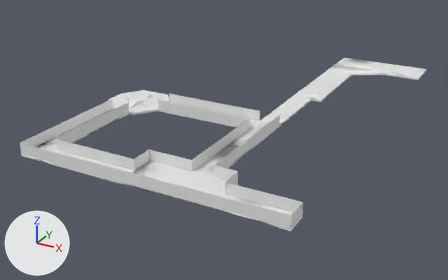
The FBX model Assets/Revised map blockoutV2.fbx: old version first, new version second.
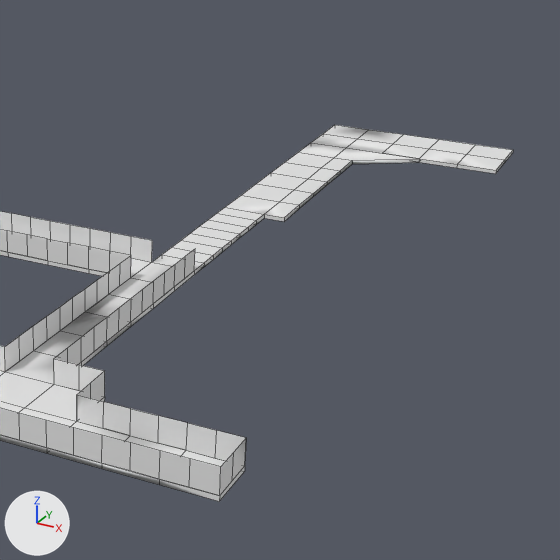
Old and new are each drawn whole from a 50 mm lens placed at (360.0, -476.0, 218.0), pointed at (85.0, 23.0, -32.0) and again close up on the part from 42% to 100% of the width and 0% to 92% of the height. Arrows for +X, +Y and +Z are at lower left; the lights stay in place. The close-ups show mesh edges as thin lines. Vertices at the same position are counted once.

Names of what the first close-up shows: 'Object', 'Office Floor', 'Pathway Right', 'Walls', 'Walls.003'.
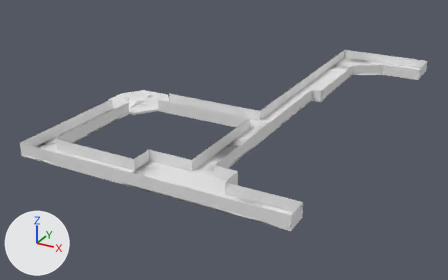
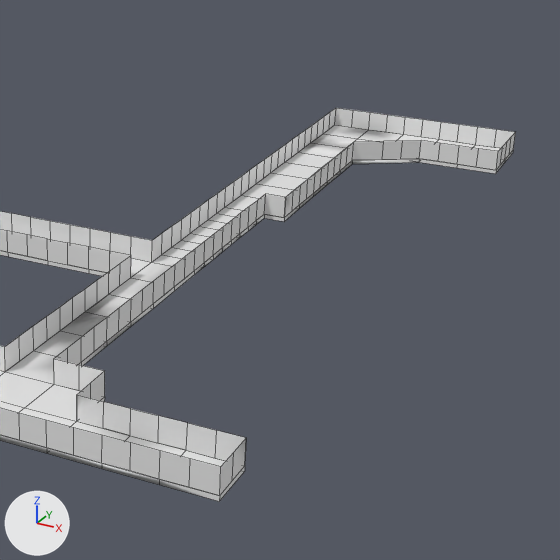
Commit message: Map blockout v2.1
changed the walls from plains to actually squares

Changed parts and their boxes [x1, y1, x2, y2] in the close-ups (560 x 560 px):
'Walls.003', reshaped: before [0, 211, 195, 372]; after [0, 188, 266, 372]
'Walls.002', added: after [225, 108, 516, 218]
part 1 of me_cube_011, added: after [152, 188, 226, 262]
part 2 of me_cube_011, added: after [194, 194, 266, 271]

The edits, one by one:
me_cube_011 has 96 vertices, 42 faces and spans x 30.0..150.0, y -110.0..10.0, z 1.0..11.0.
me_cube_011 is used by ob_walls_003; location (0.0, 0.0, 1.0).
me_cube_011 part 1: the loose piece of 18 vertices spanning x 50.0..130.0, y 10.0, z 1.0..11.0 is copied, and the copy is turned 90 degrees about the z axis through its middle, then moved by (40.0, 40.0, 0.0); it spans x 130.0, y 10.0..90.0, z 1.0..11.0.
me_cube_011 part 2: the loose piece of 18 vertices spanning x 50.0..130.0, y 10.0, z 1.0..11.0 is copied, and the copy is turned -90 degrees about the z axis through its middle, then moved by (60.0, 40.0, 0.0); it spans x 150.0, y 10.0..90.0, z 1.0..11.0.
Mesh me_cube_004 is new.
It has 109 vertices, 48 faces and spans x 130.0..230.0, y 90.0..250.0, z 1.0..11.0.
Object 'Walls.002' (ob_walls_002) is new; it shows me_cube_004.
Its location is (0.0, 0.0, 1.0).
